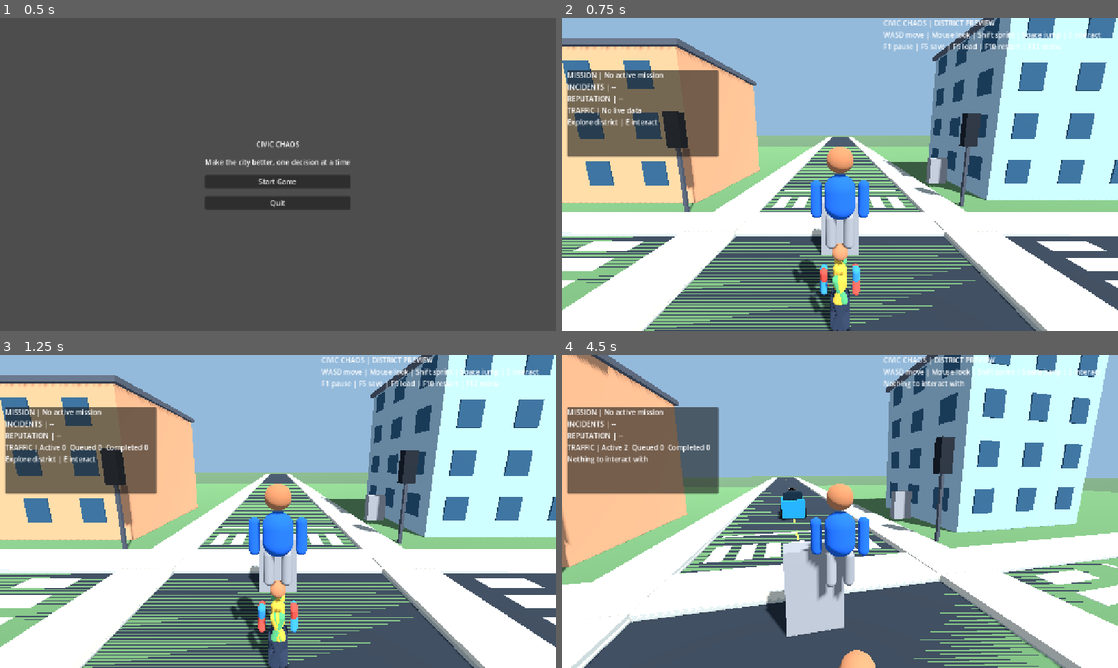
Above: before the commit, frames 1-4 (two rows, left to right).
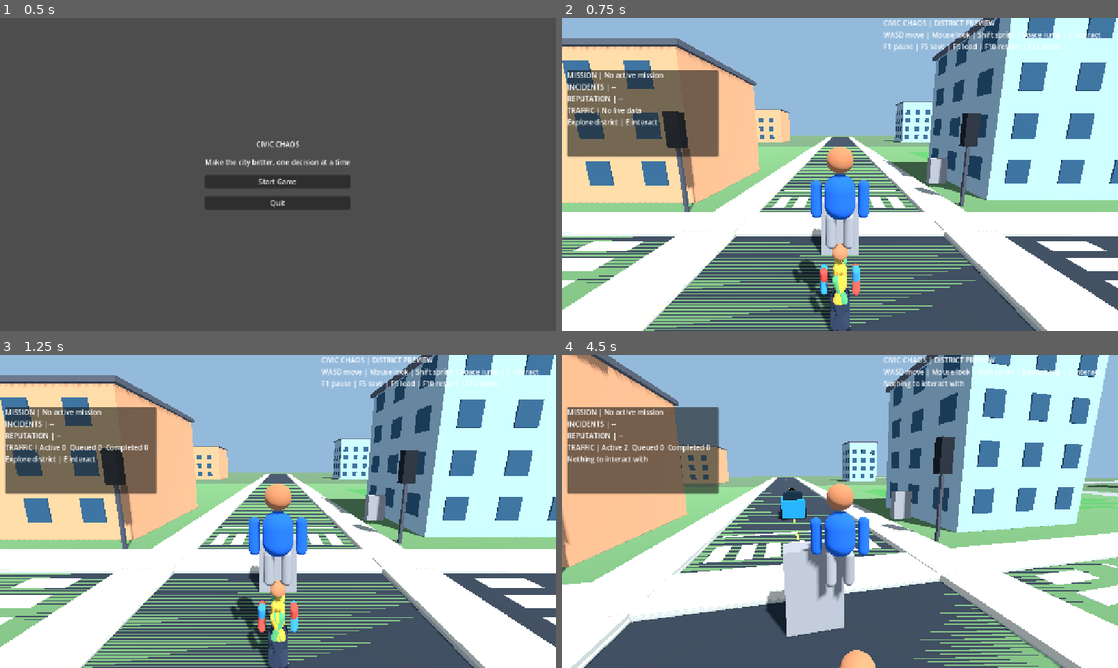
Above: after the commit, the same moments.

Repository: gauravprajapat-23/civic-chaos
Game: Godot game, scene res://scenes/core/menu.tscn
Same seed, same stepped clock (60 frames per second), same inputs: the game is played once before the commit and once after it.
Inputs (mouse positions are in pixels of both pictures, inside the frame that each line leads up to):
- Up to frame 1 (0.5 s): no input
- Up to frame 2 (0.75 s): click "Start Game" at 0.5 s
- Up to frame 3 (1.25 s): no input
- Up to frame 4 (4.5 s): tap Enter at 1.25 s; move the mouse to (867, 511) at 1.27 s; hold E (interact) 1.28-2.03 s; hold W (move_forward) from 1.28 s (still down); tap Space (jump) at 1.52, 2.27, 3.77 s; move the mouse to (812, 511) at 2.02 s; tap Shift (sprint) at 2.1, 3.6 s; move the mouse to (851, 505) at 2.77 s; hold E (interact) 2.78-3.53 s; move the mouse to (834, 517) at 3.52 s; move the mouse to (878, 514) at 4.27 s; hold E (interact) from 4.28 s (still down)

Frame 1 is identical in both runs. In frame 2, 1.5% of the frame differs, in the area x 34-67%, y 26-46%; in frame 3, 1.5%; in frame 4, 2.1%, in the area x 21-100%, y 27-50%.
Error in both runs: Invalid type in function '_collider' in base 'Node3D (street_furniture.gd)'. The Object-derived class of argument 1 (Node3D) is not a subclass of the expected …

Commit message:
feat(city): add secondary road grid, sixteen city lots and community park

Diff:
--- a/scripts/world/neighborhood.gd
+++ b/scripts/world/neighborhood.gd
@@ -36,6 +36,7 @@
             var width: float = [10.0, 9.0, 11.0, 9.5][variation]
             var center := Vector3(float(x) * (road_half + 9.0), height * 0.5, float(z) * (road_half + 9.0))
             _block("Building_%d_%d" % [x, z], center, Vector3(width, height, width))
+    _outer_blocks(half)
     _lane_markings(half, road_half)
     _curb_accents(half, road_half)
     _stop_bars(road_half)
@@ -71,6 +72,38 @@
         info.position = Vector3(road_half + sidewalk_width + 1.0, 0.2, -12)
         add_child(info)
 
+func _outer_blocks(half: float) -> void:
+    # Secondary cross streets form walkable city blocks beyond the junction.
+    # Traffic simulation still uses the original central road graph.
+    var secondary_offset: float = 46.0
+    for side in [-1, 1]:
+        var offset: float = float(side) * secondary_offset
+        _block("SecondaryRoad_NS_%d" % side,
+            Vector3(offset, -0.04, 0), Vector3(road_width, 0.08, half * 2.0))
+        _block("SecondaryRoad_EW_%d" % side,
+            Vector3(0, -0.04, offset), Vector3(half * 2.0, 0.08, road_width))
+    var coordinates := [-72.0, -24.0, 24.0, 72.0]
+    for row in range(coordinates.size()):
+        for column in range(coordinates.size()):
+            var x: float = coordinates[column]
+            var z: float = coordinates[row]
+            if absf(x) > half - 15.0 or absf(z) > half - 15.0:
+                continue
+            var variant: int = (row * 3 + column) % 4
+            var height: float = building_height * [0.9, 1.2, 1.5, 1.05][variant]
+            var width: float = [10.0, 12.0, 9.0, 11.0][variant]
+            if row == 1 and column == 2:
+                _park_block(Vector3(x, 0, z))
+            else:
+                _block("OuterBuilding_%d_%d" % [row, column],
+                    Vector3(x, height * 0.5, z), Vector3(width, height, width))
+
+func _park_block(center: Vector3) -> void:
+    _block("CommunityPark", center + Vector3(0, -0.06, 0), Vector3(24.0, 0.12, 24.0))
+    var path_material := _material(Color(0.73, 0.68, 0.57))
+    _facade_panel(self, "ParkFootpath", center + Vector3(0, 0.014, 0),
+        Vector3(2.4, 0.025, 22.0), path_material)
+
 func _world_boundary(terrain_half: float) -> void:
     var wall_height: float = 9.0
     for side in [-1, 1]:
@@ -105,17 +138,19 @@
     cube.size = size
     mesh.mesh = cube
     body.add_child(mesh)
-    if block_name == "TerrainGround":
+    if block_name == "CommunityPark":
+        mesh.material_override = _material(Color(0.25, 0.48, 0.25))
+    elif block_name == "TerrainGround":
         mesh.material_override = _material(Color(0.30, 0.39, 0.28))
     elif block_name.ends_with("Road"):
         mesh.material_override = _material(Color(0.15, 0.18, 0.21))
     elif block_name.begins_with("Sidewalk"):
         mesh.material_override = _material(Color(0.64, 0.65, 0.61))
-    elif block_name.begins_with("Building_"):
+    elif block_name.begins_with("Building_") or block_name.begins_with("OuterBuilding_"):
         var building_colors := [Color(0.83, 0.59, 0.42), Color(0.58, 0.69, 0.72), Color(0.78, 0.74, 0.61), Color(0.71, 0.64, 0.76)]
         var color_index: int = (int(center.x > 0.0) + 2 * int(center.z > 0.0)) % building_colors.size()
         mesh.material_override = _material(building_colors[color_index])
-    if block_name.begins_with("Building_"):
+    if block_name.begins_with("Building_") or block_name.begins_with("OuterBuilding_"):
         mesh.add_to_group("lod_meshes")
         _decorate_building(body, size)
 
